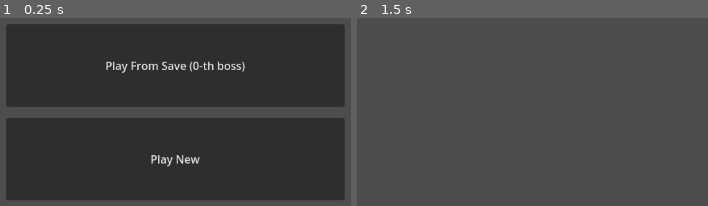
Above: before the commit, frames 1-2 (left to right).
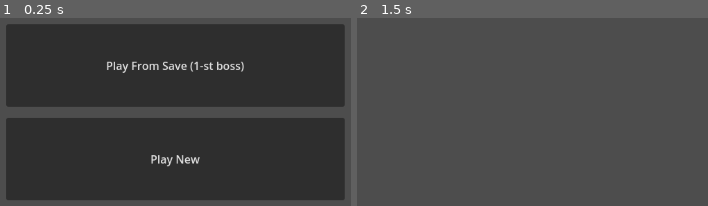
Above: after the commit, the same moments.

Repository: RainMa22/BulletHell
Game: Godot game, scene res://Scenes/Title.tscn
Two runs of this game, one before a commit and one after it. Both use one fixed random seed, a clock stepped at 60 frames per second and the inputs below.
Inputs:
- Up to frame 1 (0.25 s): no input
- Up to frame 2 (1.5 s): click "Play From Save (0-th boss)" (after the commit: "Play From Save (1-st boss)") at 0.5 s; tap Enter at 1.25 s; hold D (Right) from 1.28 s (still down)

The runs differ from the first frame. In frame 1, 0.8% of the frame differs, in the area x 30-70%, y 22-30%; in frame 2, nothing differs.

Commit message:
added boss archtype

Diff:
--- a/Scenes/Title.tscn
+++ b/Scenes/Title.tscn
@@ -17,7 +17,7 @@
 offset_bottom = 460.0
 grow_horizontal = 2
 grow_vertical = 2
-text = "Play From Save ({current_boss}-th boss)"
+text = "Play From Save ({current_boss}-{suffix} boss)"
 script = ExtResource("1_70yhf")
 
 [node name="PlayNew" type="Button" parent="."]
--- a/project.godot
+++ b/project.godot
@@ -14,6 +14,10 @@
 run/main_scene="res://scenes/Title.tscn"
 config/features=PackedStringArray("4.2", "GL Compatibility")
 config/icon="res://icon.svg"
+
+[autoload]
+
+Global="*res://src/Global.gd"
 
 [file_customization]
 
--- /dev/null
+++ b/src/Global.gd
@@ -0,0 +1,12 @@
+extends Node
+
+var current_boss:int
+
+# Called when the node enters the scene tree for the first time.
+func _ready():
+	current_boss = 1
+
+
+# Called every frame. 'delta' is the elapsed time since the previous frame.
+func _process(delta):
+	pass
--- a/src/PlayButtonFromNew.gd
+++ b/src/PlayButtonFromNew.gd
@@ -2,7 +2,7 @@
 
 
 func reset_progress():
-	pass # TODO
+	Global.current_boss = 1
 
 # Called when the node enters the scene tree for the first time.
 func _ready():
--- a/src/PlayButtonFromSave.gd
+++ b/src/PlayButtonFromSave.gd
@@ -1,14 +1,26 @@
 extends Button
 
 
-## TODO
 func get_current_boss() -> int:
-	return 0 #stub
+	return Global.current_boss
+
+func generate_suffix(current_boss):
+	var suffix = "th"
+	if current_boss == 1:
+		suffix = "st"
+	elif current_boss ==2:
+		suffix = "nd"
+	return suffix
 
 # Called when the node enters the scene tree for the first time.
 func _ready():
 	self.pressed.connect(self._button_pressed);
-	self.text = self.text.format({"current_boss": get_current_boss()})
+	var current_boss = get_current_boss()
+	self.text = self.text.format(
+		{
+			"current_boss": current_boss,
+			"suffix": generate_suffix(current_boss)
+		})
 
 
 # Called every frame. 'delta' is the elapsed time since the previous frame.
--- /dev/null
+++ b/src/boss/Boss.gd
@@ -0,0 +1,40 @@
+extends Node2D
+
+const PATTERN_DISABLED = -1
+const PATTERN_ANIMATION = 0
+const PATTERN_SHOOT_SPIRAL = 1
+const TIME_PER_PATTERN = 5000.0
+
+
+var current_pattern: int
+var pattern_time_remaining: float
+
+
+# REQUIRES time_remaining < delta
+# resets the time remaining to TIME_PER_PATTERN
+# RETURNS delta - time_remaining
+func reset_time_remaining(delta):
+	var remainder = delta-pattern_time_remaining
+	pattern_time_remaining = TIME_PER_PATTERN
+	return remainder
+
+# Called when the node enters the scene tree for the first time.
+func _ready():
+	current_pattern = -1
+	reset_time_remaining(0)
+
+
+func process_pattern(delta):
+	pass# TODO
+
+func next_pattern(pattern):
+	pass# TODO
+
+# Called every frame. 'delta' is the elapsed time since the previous frame.
+func _process(delta):
+	process_pattern(delta)
+	pattern_time_remaining -= delta
+	if pattern_time_remaining <= 0:
+		current_pattern = next_pattern(current_pattern)
+		var remainder = reset_time_remaining(delta)
+		pattern_time_remaining -= remainder
--- /dev/null
+++ b/src/boss/Boss.tscn
@@ -0,0 +1,10 @@
+[gd_scene load_steps=2 format=3 uid="uid://cy4gofdhytyvf"]
+
+[ext_resource type="Script" path="res://src/boss/Boss.gd" id="1_i14ya"]
+
+[node name="Boss" type="Node2D"]
+script = ExtResource("1_i14ya")
+
+[node name="Polygon2D" type="Polygon2D" parent="."]
+color = Color(1, 0, 0, 1)
+polygon = PackedVector2Array(0, -24, -77, -51, 0, 16, 85, -53)
